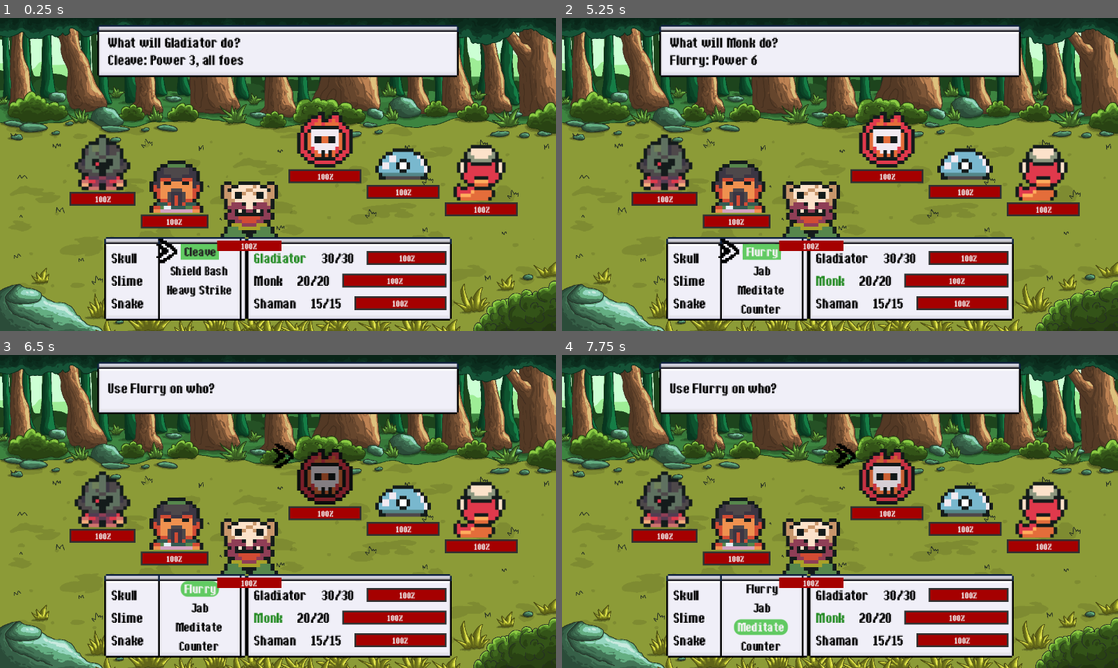
Above: before the commit, frames 1-4 (two rows, left to right).
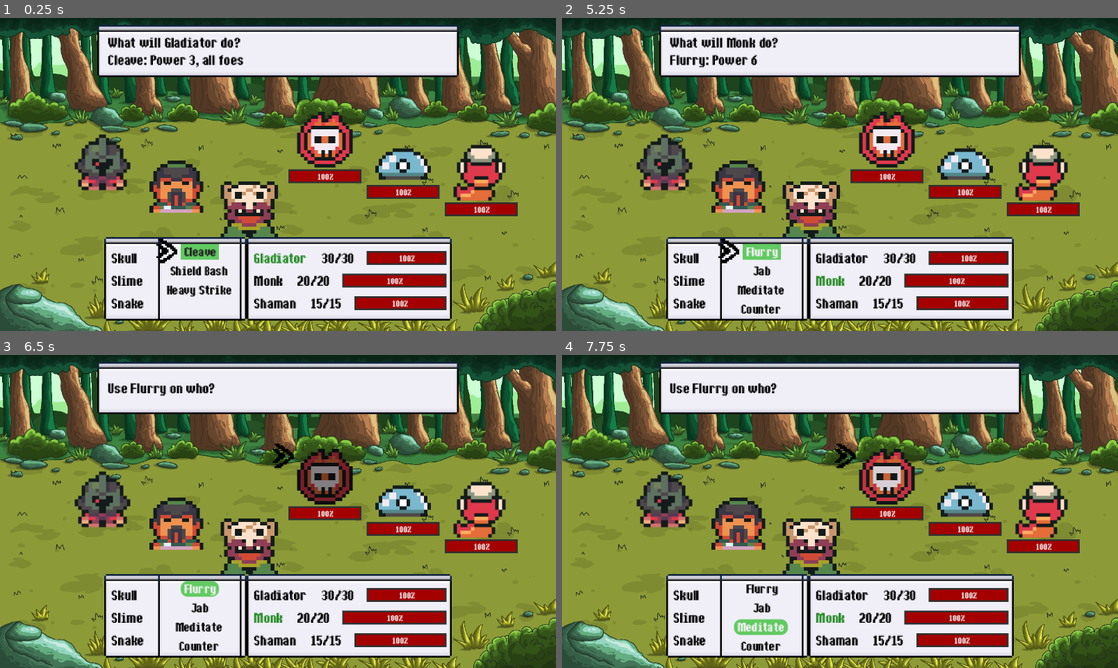
Above: after the commit, the same moments.

Repository: andreyes333/Game-Output-4
Game: Godot game, scene res://Battle/battle.tscn
Two runs of this game, one before a commit and one after it. Both use one fixed random seed, a clock stepped at 60 frames per second and the inputs below.
Inputs (mouse positions are in pixels of both pictures, inside the frame that each line leads up to):
- Up to frame 1 (0.25 s): no input
- Up to frame 2 (5.25 s): click (884, 140) at 0.5 s; click (962, 155) at 1.25 s; click (1045, 171) at 2 s; click (662, 161) at 2.75 s; click (734, 183) at 3.5 s; click (812, 208) at 4.25 s; click "Cleave" at 5 s
- Up to frame 3 (6.5 s): click "Flurry" at 5.75 s
- Up to frame 4 (7.75 s): click "Jab" at 6.5 s; click "Meditate" at 7.25 s

The runs differ from the first frame. In frame 1, 1.5% of the frame differs, in the area x 12-51%, y 55-75%; in frame 2, 1.5%; in frame 3, 1.5%; in frame 4, 1.5%.

Commit message:
fix: removed health bar of players

Diff:
--- a/Battle/battle_player.tscn
+++ b/Battle/battle_player.tscn
@@ -2,8 +2,6 @@
 
 [ext_resource type="Texture2D" uid="uid://dyal57ah85xwg" path="res://Assets/players/Monk.png" id="1_xf5mp"]
 [ext_resource type="Script" uid="uid://dxrq8qrgs61v7" path="res://Scripts/battle_actor.gd" id="2_xf5mp"]
-[ext_resource type="PackedScene" uid="uid://d3h6gh2jq840w" path="res://Battle/health.tscn" id="3_ge164"]
-[ext_resource type="Theme" uid="uid://ccvqb1g3n4kkj" path="res://Assets/Themes/font_size.tres" id="4_s1nt1"]
 
 [sub_resource type="AtlasTexture" id="AtlasTexture_rcrfk"]
 atlas = ExtResource("1_xf5mp")
@@ -55,19 +53,6 @@
 script = ExtResource("2_xf5mp")
 is_player = true
 
-[node name="HealthBar" parent="." unique_id=532260164 instance=ExtResource("3_ge164")]
-layout_mode = 1
-anchors_preset = 12
-anchor_top = 1.0
-anchor_bottom = 1.0
-offset_left = -2.0
-offset_top = 2.0
-offset_right = 2.0
-offset_bottom = 8.0
-grow_vertical = 0
-mouse_filter = 2
-theme = ExtResource("4_s1nt1")
-
 [node name="Hit" type="Timer" parent="." unique_id=1511399090]
 wait_time = 0.6
 one_shot = true
--- a/Scripts/battle_actor.gd
+++ b/Scripts/battle_actor.gd
@@ -19,7 +19,7 @@
 
 @onready var hit_timer: Timer = $Hit
 @onready var animation_player: AnimationPlayer = $AnimationPlayer
-@onready var health_bar: ProgressBar = $HealthBar
+@onready var health_bar: ProgressBar = get_node_or_null("HealthBar")
 
 func _ready() -> void:
 	animation_player.play("RESET")
@@ -31,7 +31,8 @@
 	hp = hp_max
 	texture_normal = actor.texture
 	tooltip_text = actor.name
-	health_bar.init_health(hp_max)
+	if health_bar:
+		health_bar.init_health(hp_max)
 
 func is_alive() -> bool:
 	return hp > 0
@@ -63,7 +64,8 @@
 
 func heal_hurt(value: int) -> void:
 	hp = clampi(hp + value, 0, hp_max)
-	health_bar.health = hp
+	if health_bar:
+		health_bar.health = hp
 	hp_changed.emit(self)
 	if value < 0:
 		set_process(true)
